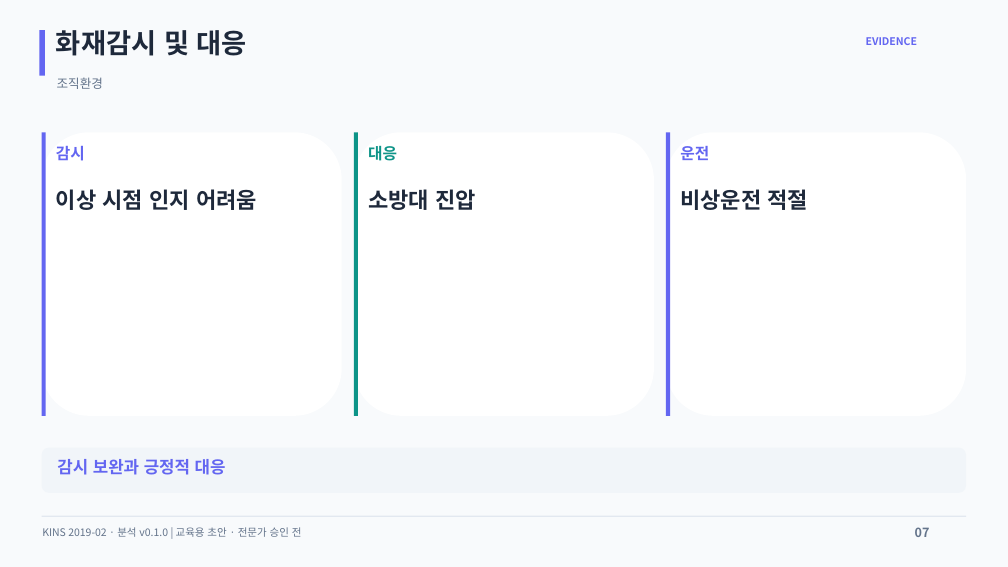
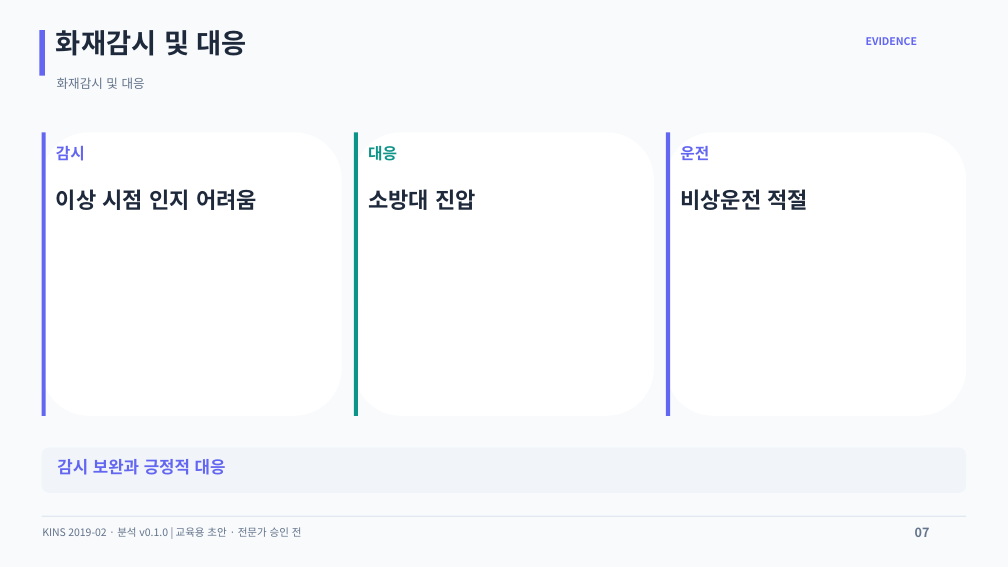
Before and after one commit to worldinyj/opis-chatgpt, a slide deck: slide 7 of cases/2019/190121W3/media/classroom_ppt/OPIS_190121W3_Generic_16_Draft.pptx. Drawn at 1008x567 pixels with LibreOffice and Linux fonts; fonts in the diff are those of the drawing. Boxes give left, top, right and bottom in pixels: in the first picture for what was removed or moved away, otherwise in the second. Text is boxed around its words. In the diff, an @@ line names an element or a change of style, - is before the commit and + after.

```diff
--- a/cases/2019/190121W3/media/classroom_ppt/OPIS_190121W3_Generic_16_Draft.pptx
+++ b/cases/2019/190121W3/media/classroom_ppt/OPIS_190121W3_Generic_16_Draft.pptx
@@ text at [57,77,145,89]: text changed @@
-조직환경
+화재감시 및 대응
```
Also in this commit, not shown: 3 other slides changed, 3 other files.
